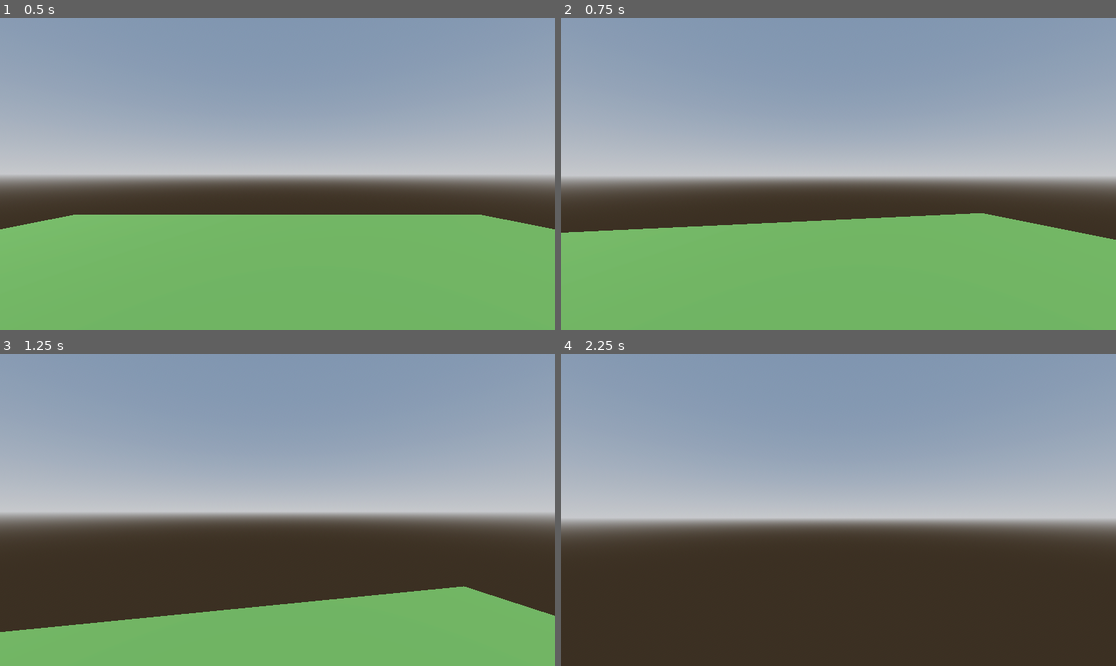
Above: before the commit, frames 1-4 (two rows, left to right).
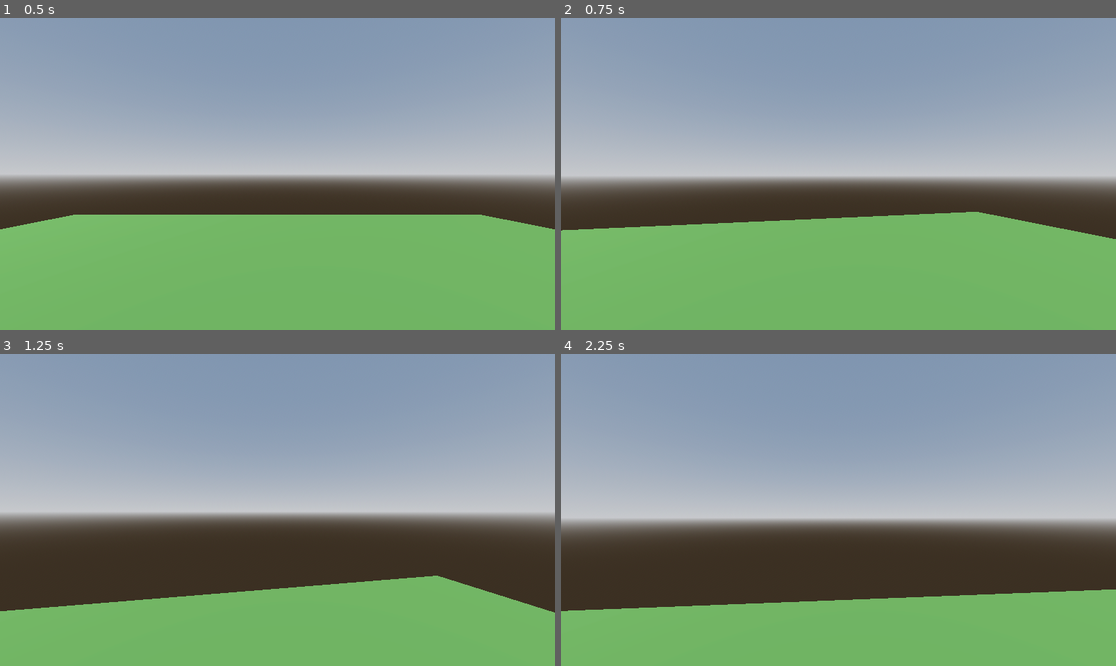
Above: after the commit, the same moments.

Repository: ZethT/Spring24Horror
Game: Godot game, scene res://testing_stage.tscn
Same seed, same stepped clock (60 frames per second), same inputs: the game is played once before the commit and once after it.
Inputs (mouse positions are in pixels of both pictures, inside the frame that each line leads up to):
- Up to frame 1 (0.5 s): no input
- Up to frame 2 (0.75 s): tap Enter at 0.5 s; move the mouse to (866, 174) at 0.52 s; hold W (forward) from 0.53 s (still down); hold E (interact) from 0.53 s (still down)
- Up to frame 3 (1.25 s): keep holding W (forward); keep holding E (interact); tap Space (jump) at 0.77 s
- Up to frame 4 (2.25 s): keep holding W (forward); move the mouse to (810, 510) at 1.27 s; release E (interact) at 1.28 s; tap E (interact) at 1.35 s; tap Space (jump) at 1.52 s; move the mouse to (849, 503) at 2.02 s; hold E (interact) from 2.03 s (still down)

Frame 1 is identical in both runs. In frame 2, 0.5% of the frame differs, in the area x 0-100%, y 62-72%; in frame 3, 4.6%; in frame 4, 21%, in the area x 0-100%, y 75-100%.

Commit message:
change speed conflict test

Diff:
--- a/Echoes of Fear/Elena.gd
+++ b/Echoes of Fear/Elena.gd
@@ -5,7 +5,7 @@
 
 #hello - endlessette
 
-const SPEED = 5.0
+const SPEED = 3.0
 const JUMP_VELOCITY = 4.5
 
 # Get the gravity from the project settings to be synced with RigidBody nodes.
